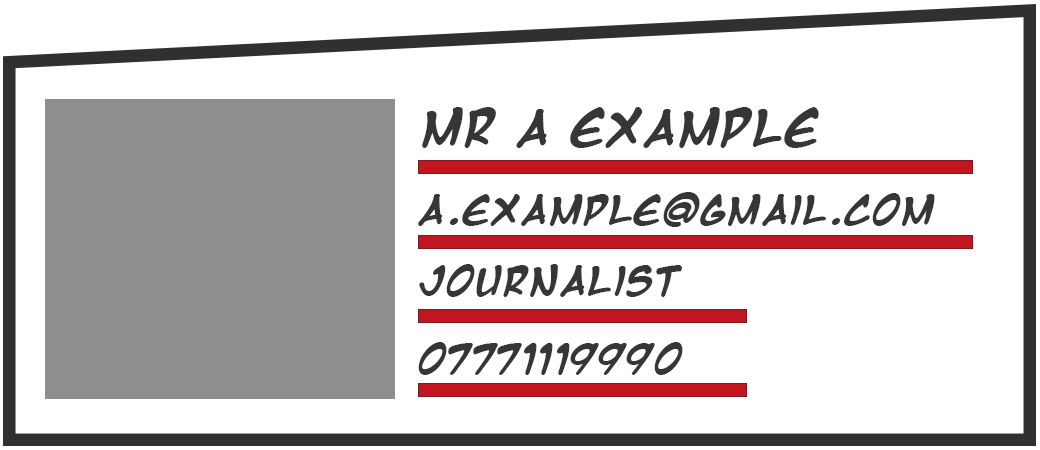
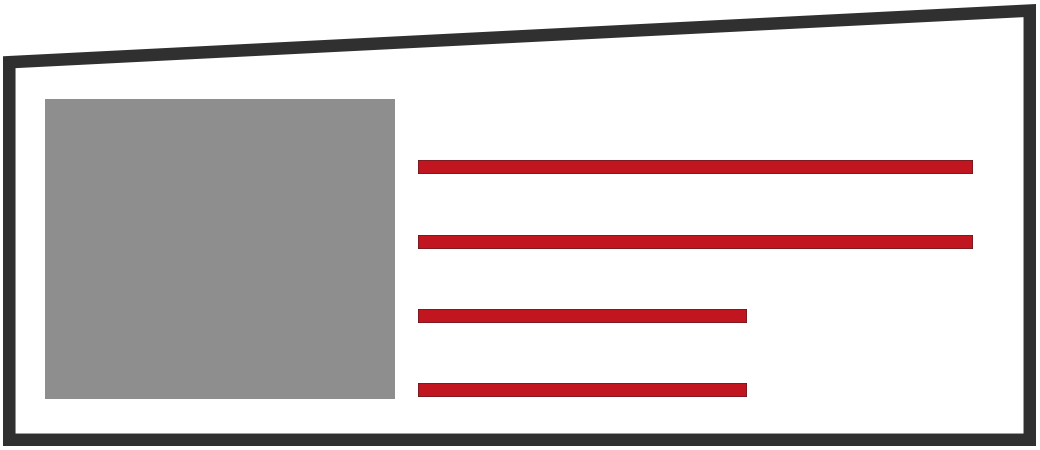
Layered file, before and after one edit (1040px x 450px). Changes by layer:
hid "Number", painted on it over [418, 342, 683, 375]
hid "Occupation", painted on it over [418, 192, 935, 227]
hid "Email", painted on it over [419, 264, 682, 297]
hid "Challenger Name", painted on it over [422, 107, 819, 148]
